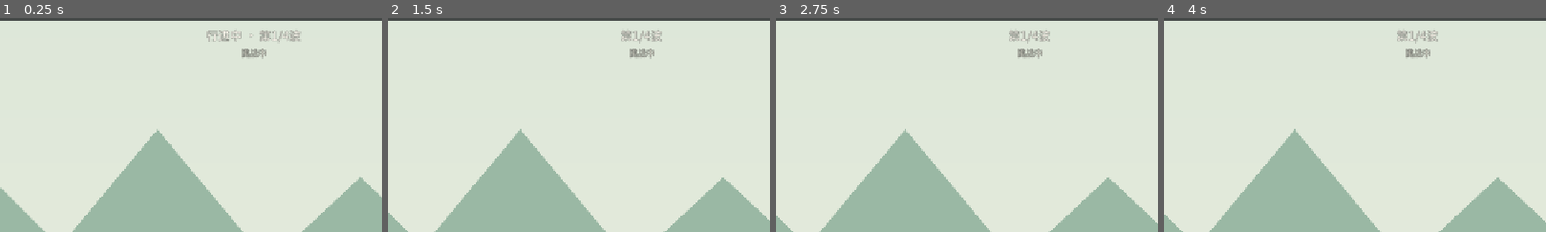
Above: before the commit, frames 1-4 (left to right).
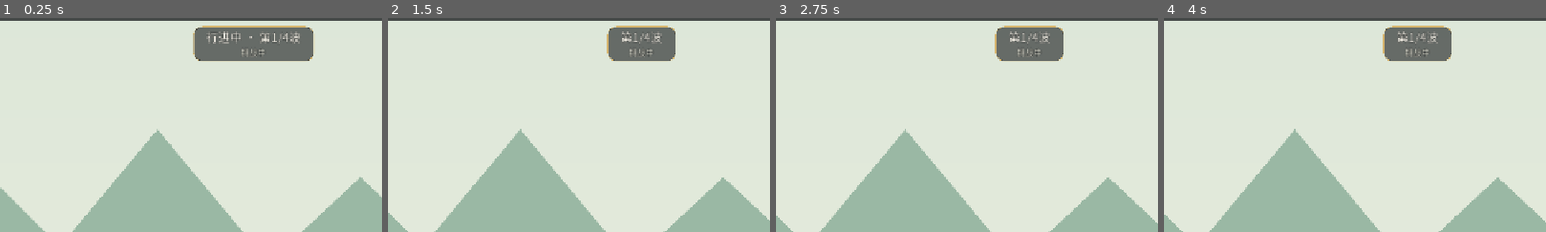
Above: after the commit, the same moments.

Repository: shuhao20261011/replayxian
Game: Godot game, scene res://scenes/main.tscn
The game is run twice, just before and just after one commit, with the same random seed, the same clock (stepped at 60 frames per second) and the same inputs.
Inputs (mouse positions are % of the whole screen's width and height, from its top left):
- Up to frame 1 (0.25 s): no input
- Up to frame 2 (1.5 s): move the mouse to (72, 45) at 0.52 s; hold D (move_right) 0.53-1.28 s; tap Space (dodge) at 0.6 s; click (72, 45) at 0.67 s; move the mouse to (30, 55) at 1.27 s; hold A (move_left) from 1.28 s (still down); tap Q (toggle_auto) at 1.35 s; click (30, 55) at 1.42 s
- Up to frame 3 (2.75 s): move the mouse to (60, 28) at 2.02 s; release A (move_left) at 2.03 s; hold D (move_right) from 2.03 s (still down); tap Space (dodge) at 2.1 s; click (60, 28) at 2.17 s
- Up to frame 4 (4 s): move the mouse to (45, 70) at 2.77 s; tap Q (toggle_auto) at 2.85 s; click (45, 70) at 2.92 s; move the mouse to (80, 65) at 3.52 s; release D (move_right) at 3.53 s; hold A (move_left) from 3.53 s (still down); tap Space (dodge) at 3.6 s; click (80, 65) at 3.67 s
The pictures show only the part of the screen within x 17-67%, y 5-55%; the shares and areas given below are measured in that part.

The runs differ from the first frame. In frame 1, 5.0% of the frame differs, in the area x 50-82%, y 3-21%; in frame 2, 2.8%; in frame 3, 2.8%; in frame 4, 2.8%.

Commit message:
polish: 波次/模式加半透明墨色底牌（亮色地图上可读）；新增 Web 导出预设与 README 说明

Diff:
--- a/scripts/ui/hud.gd
+++ b/scripts/ui/hud.gd
@@ -84,8 +84,20 @@
 	mid.alignment = BoxContainer.ALIGNMENT_BEGIN
 	mid.mouse_filter = Control.MOUSE_FILTER_IGNORE
 	root.add_child(mid)
-	wave_label = UiStyle.label("", 20); wave_label.horizontal_alignment = HORIZONTAL_ALIGNMENT_CENTER; mid.add_child(wave_label)
-	mode_label = UiStyle.label("", 14, Color(0.85, 0.85, 0.8)); mode_label.horizontal_alignment = HORIZONTAL_ALIGNMENT_CENTER; mid.add_child(mode_label)
+	# 波次/模式放在半透明墨色底牌上：亮色地图（青竹山天空）上也清晰可读
+	var plate := PanelContainer.new()
+	var psb := UiStyle.panel(14, UiStyle.GOLD)
+	psb.bg_color = Color(0.11, 0.12, 0.13, 0.62)
+	psb.border_color = Color(UiStyle.GOLD, 0.35)
+	psb.set_border_width_all(1)
+	psb.content_margin_left = 22; psb.content_margin_right = 22; psb.content_margin_top = 3; psb.content_margin_bottom = 4
+	plate.add_theme_stylebox_override("panel", psb)
+	plate.size_flags_horizontal = Control.SIZE_SHRINK_CENTER
+	plate.mouse_filter = Control.MOUSE_FILTER_IGNORE
+	var pv2 := VBoxContainer.new(); pv2.add_theme_constant_override("separation", 0); plate.add_child(pv2)
+	wave_label = UiStyle.label("", 20); wave_label.horizontal_alignment = HORIZONTAL_ALIGNMENT_CENTER; pv2.add_child(wave_label)
+	mode_label = UiStyle.label("", 14, Color(0.85, 0.85, 0.8)); mode_label.horizontal_alignment = HORIZONTAL_ALIGNMENT_CENTER; pv2.add_child(mode_label)
+	mid.add_child(plate)
 	boss_box = VBoxContainer.new(); mid.add_child(boss_box)
 	boss_name = UiStyle.label("", 18, UiStyle.CINNABAR.lightened(0.3)); boss_name.horizontal_alignment = HORIZONTAL_ALIGNMENT_CENTER; boss_box.add_child(boss_name)
 	boss_bar = UiStyle.bar(UiStyle.BLOOD); boss_bar.custom_minimum_size = Vector2(520, 14); boss_box.add_child(boss_bar)
Not shown, changed: export_presets.cfg
Not shown, changed: README.md
